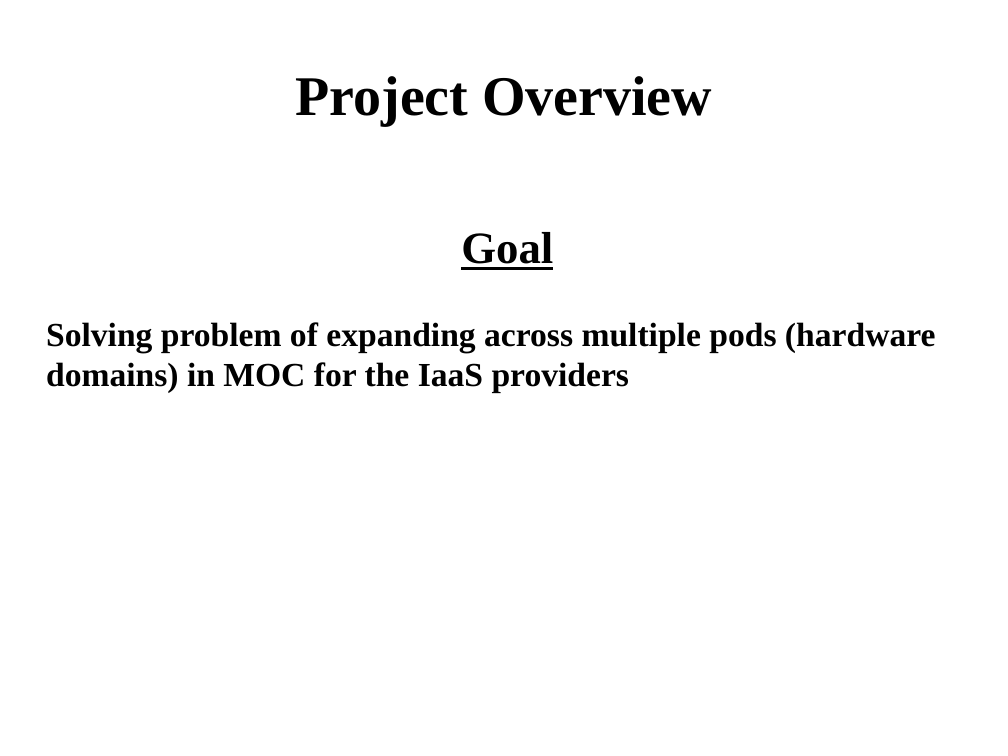
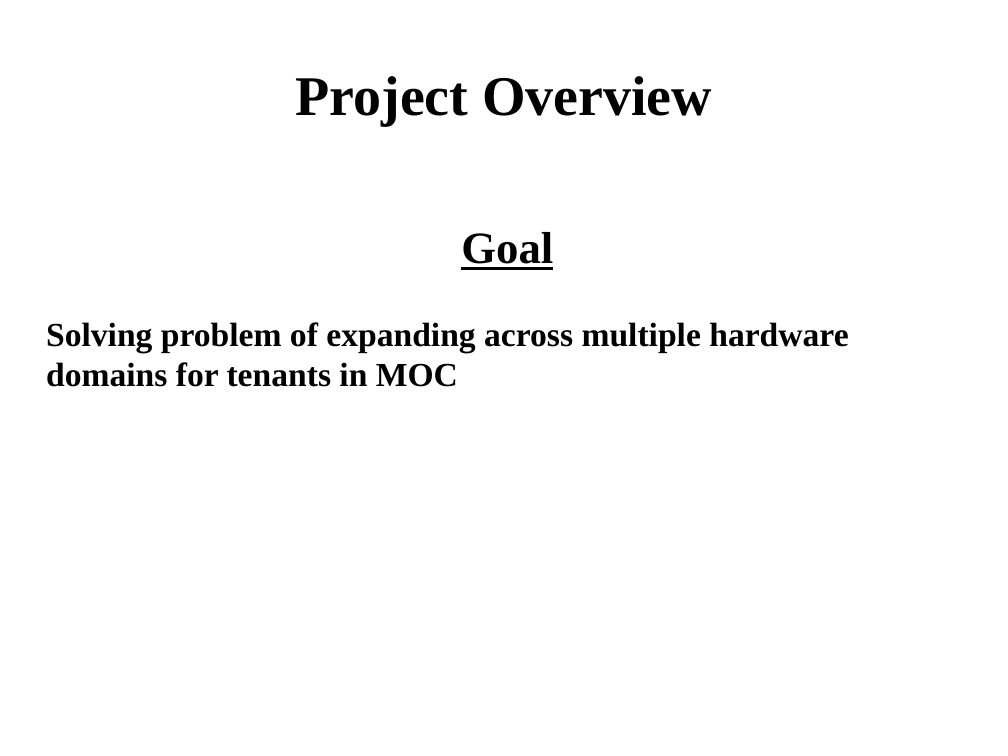
Before and after one commit to BU-NU-CLOUD-SP16/Network-Programmability-as-a-Service, a slide deck: slide 4 of Sprint_2_Demo.pptx. Drawn at 1008x756 pixels with LibreOffice and Linux fonts; fonts in the diff are those of the drawing. Boxes give left, top, right and bottom in pixels: in the first picture for what was removed or moved away, otherwise in the second. Text is boxed around its words. In the diff, an @@ line names an element or a change of style, - is before the commit and + after.

```diff
--- a/Sprint_2_Demo.pptx
+++ b/Sprint_2_Demo.pptx
@@ text at (46,322,848,387): text changed @@
-Solving problem of expanding across multiple pods (hardware domains) in MOC for the IaaS providers
+Solving problem of expanding across multiple hardware domains for tenants in MOC
```
Also in this commit, not shown: 6 other slides changed.
